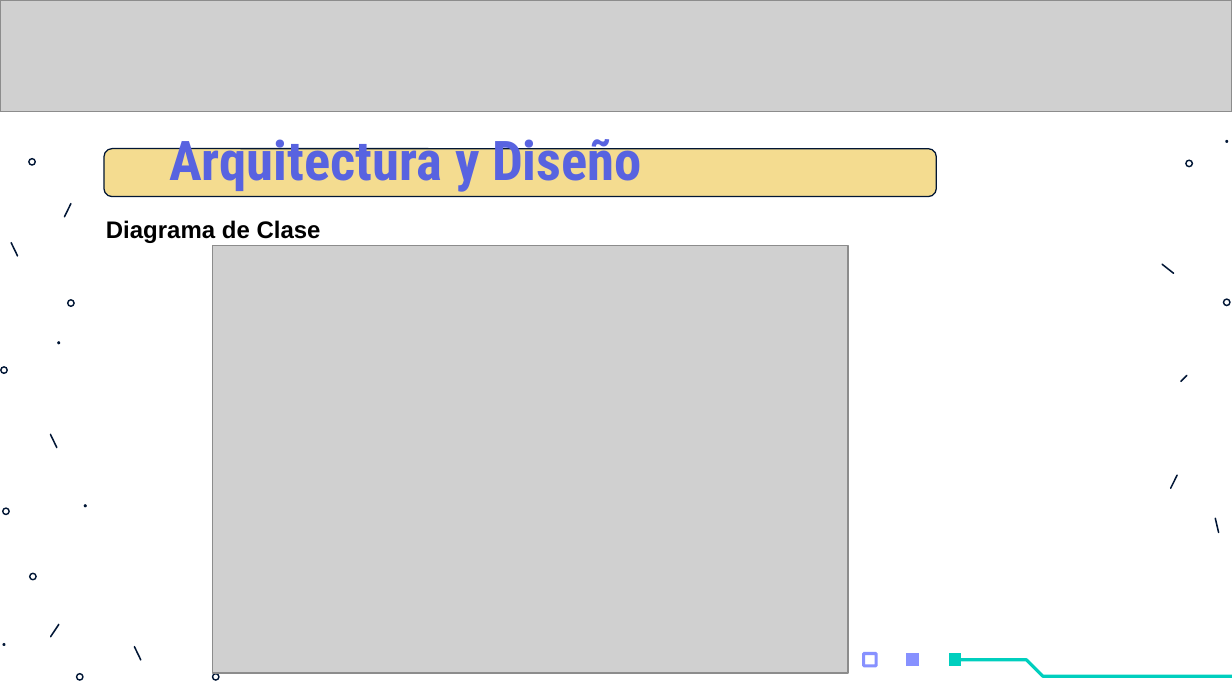
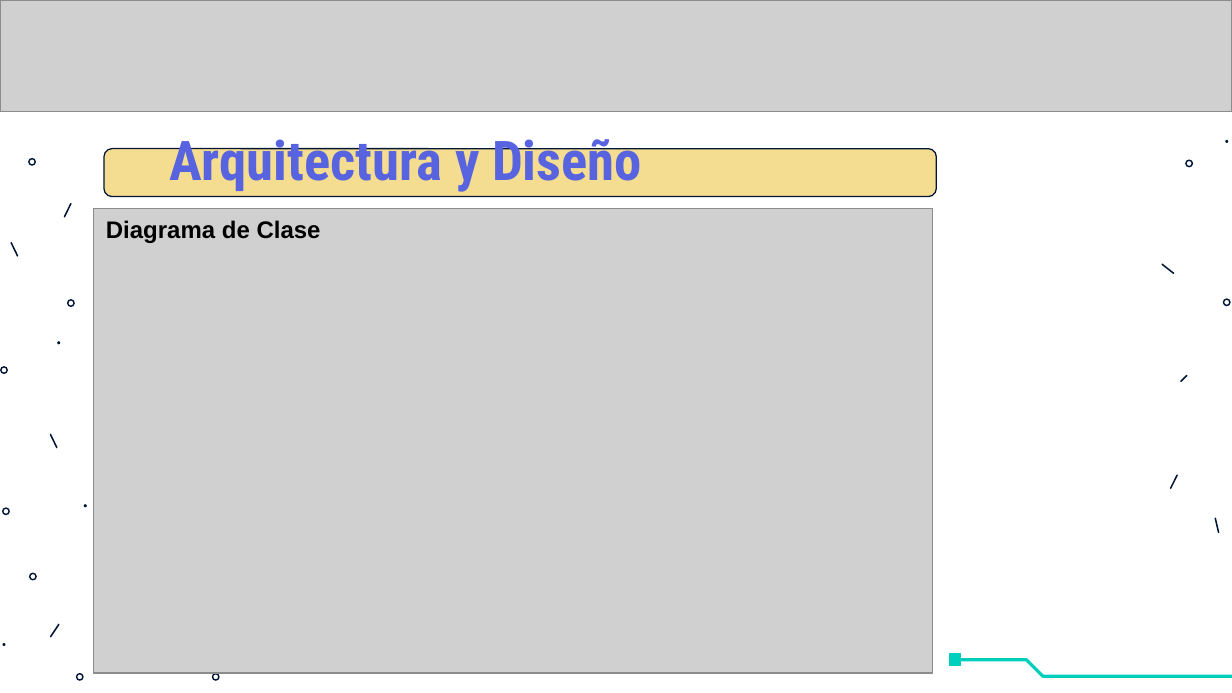
Before and after one commit to Los-Picateclas-ECI/Proyecto-ARSW-MarketHub-2021-1, a slide deck: slide 7 of Documentacion/PropuestoDelProyecto.pptx. Drawn at 1232x693 pixels with LibreOffice and Linux fonts; fonts in the diff are those of the drawing; grey boxes stand for pictures. Boxes give left, top, right and bottom in pixels: in the first picture for what was removed or moved away, otherwise in the second. Text is boxed around its words. In the diff, an @@ line names an element or a change of style, - is before the commit and + after.

```diff
--- a/Documentacion/PropuestoDelProyecto.pptx
+++ b/Documentacion/PropuestoDelProyecto.pptx
@@ picture resized from (x1=212, y1=245, x2=848, y2=673) to (x1=94, y1=208, x2=933, y2=673) @@
@@ freeform shape removed at (x1=133, y1=646, x2=142, y2=660) @@
@@ freeform shape removed at (x1=862, y1=652, x2=878, y2=668) @@
@@ freeform shape removed at (x1=907, y1=653, x2=919, y2=665) @@
```
Also in this commit, not shown: 2 other slides changed.
